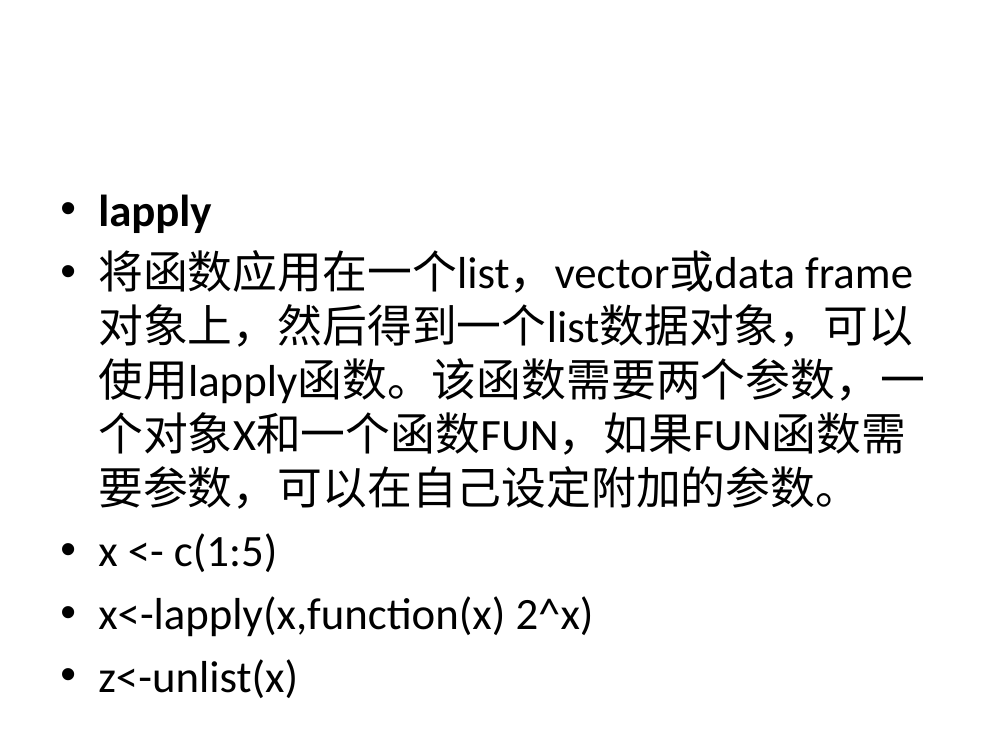
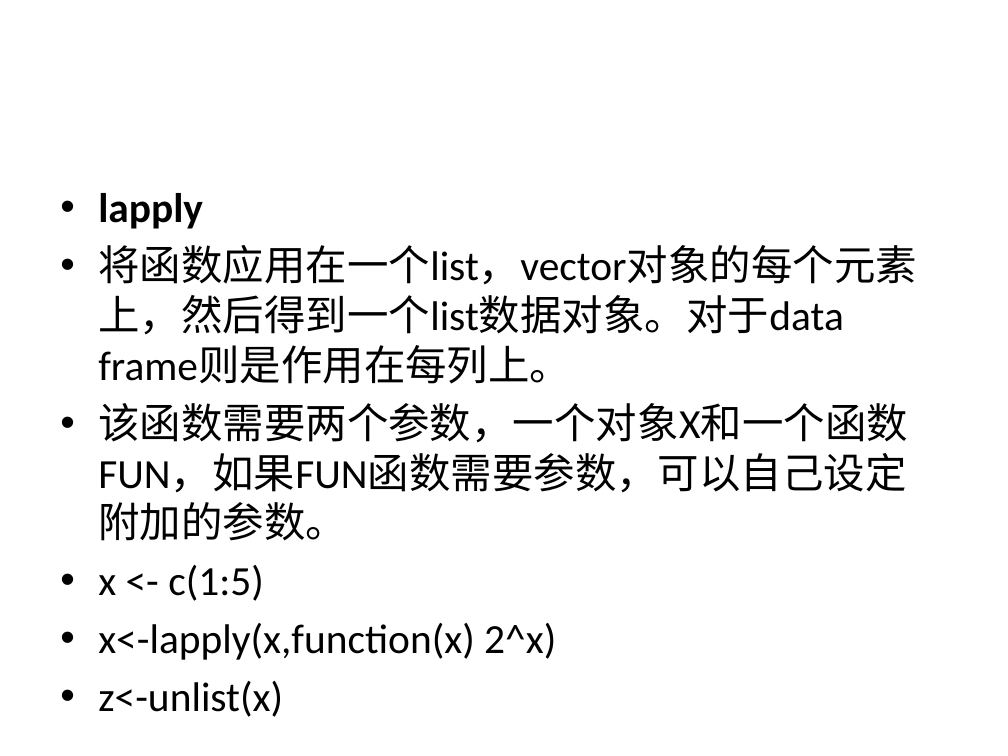
Before and after one commit to zsyzDec/bdm, a slide deck: slide 82 of 2-R基础.pptx. Drawn at 1008x756 pixels with LibreOffice and Linux fonts; fonts in the diff are those of the drawing. Boxes give left, top, right and bottom in pixels: in the first picture for what was removed or moved away, otherwise in the second. Text is boxed around its words. In the diff, an @@ line names an element or a change of style, - is before the commit and + after.

```diff
--- a/2-R基础.pptx
+++ b/2-R基础.pptx
@@ text at bbox=[98, 193, 556, 660]: size 32 to 29.6 pt in "lapply", "x <- c(1:5)", "x<-lapply(x,function(x) 2^x)", "z<-unlist(x)" @@
@@ text at bbox=[98, 245, 917, 541]: text changed; size 32 to 29.6 pt @@
-• 将函数应用在一个list，vector或data frame对象上，然后得到一个list数据对象，可以使用lapply函数。该函数需要两个参数，一个对象X和一个函数FUN，如果FUN函数需要参数，可以在自己设定附加的参数。
+• 将函数应用在一个list，vector对象的每个元素上，然后得到一个list数据对象。对于data frame则是作用在每列上。
+• 该函数需要两个参数，一个对象X和一个函数FUN，如果FUN函数需要参数，可以自己设定附加的参数。
```
Also in this commit, not shown: 6 other slides changed, 2 slides added, 1 slide removed.
